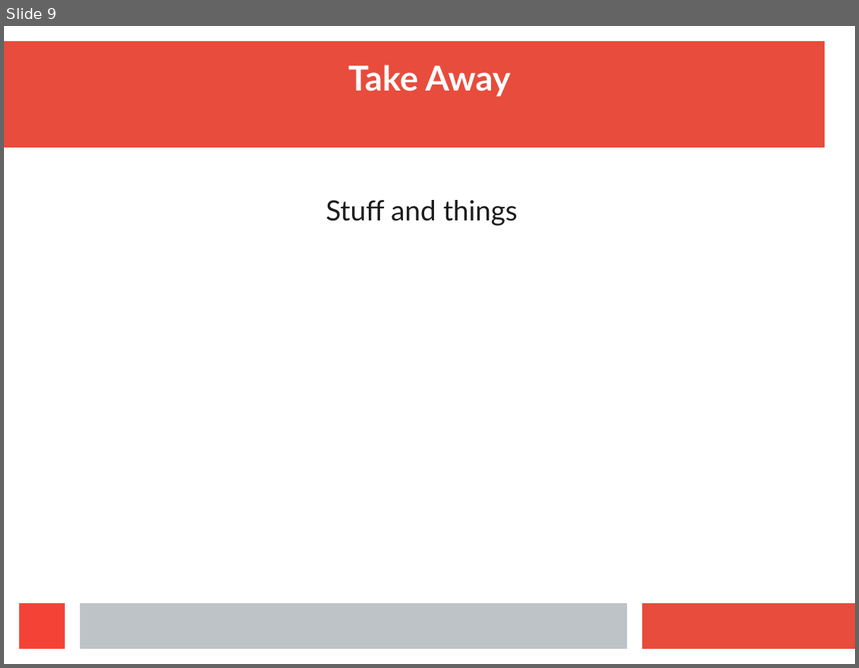
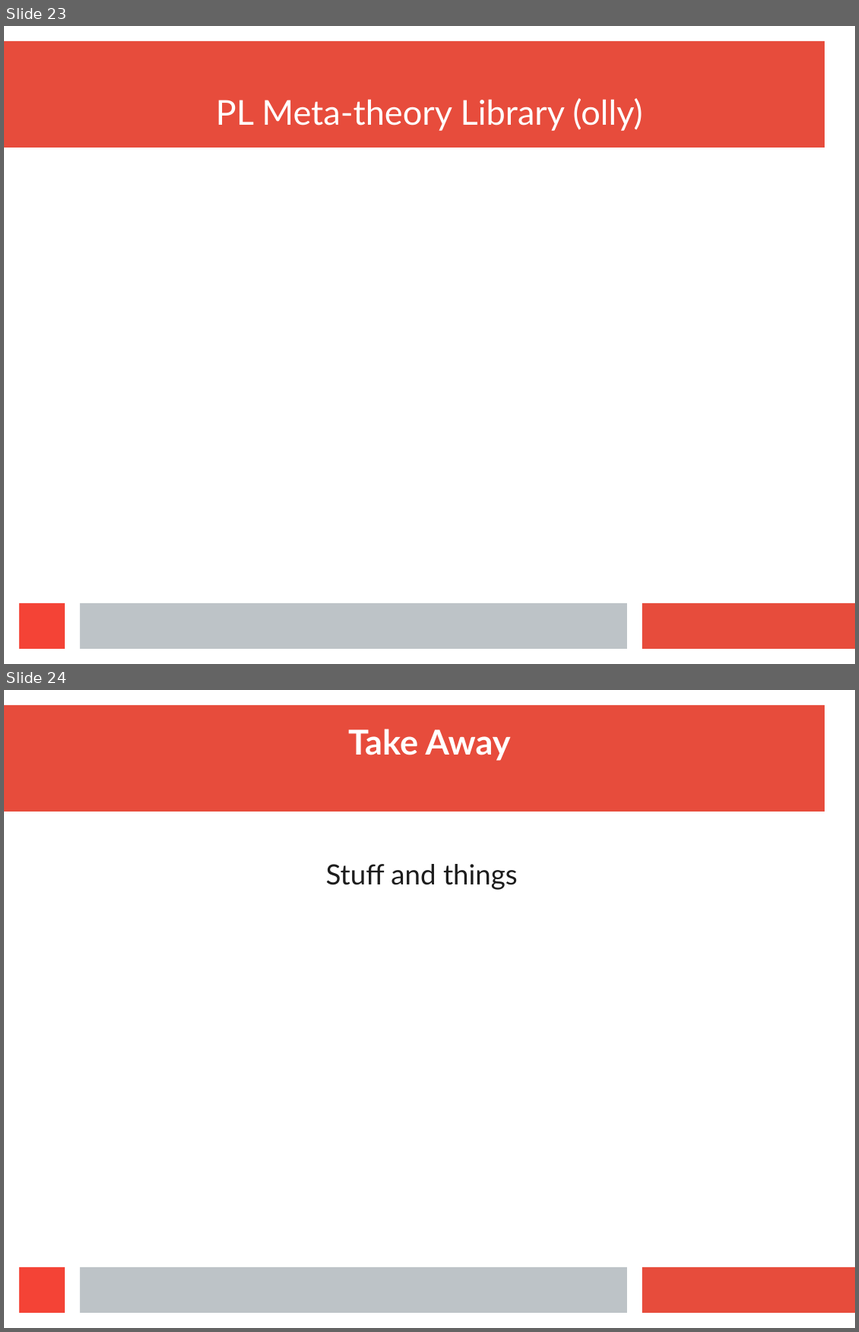
Before and after one commit to wilbowma/cur, a slide deck: hope-2016/slides.odp. Shown one above the other, each under a label of ours: slide 9 before the commit, slides 23 and 24 after it. The pictures are 859x668 and 859x1332 pixels, drawn with LibreOffice and Linux fonts; fonts in the diff are those of the drawing. Boxes give left, top, right and bottom in pixels: in the first picture for what was removed or moved away, otherwise in the second. Text is boxed around its words. In the diff, an @@ line names an element or a change of style, - is before the commit and + after.

```diff
--- a/hope-2016/slides.odp
+++ b/hope-2016/slides.odp
@@ slide 23 added at [4,26,855,664], background #FFFFFF; not listed: 4 template elements that a slide beside it also shows @@
@@ title added at [216,98,643,131], 32 pt, text #FFFFFF @@
+PL Meta-theory Library (olly)
@@ what was slide 9 is now slide 24 @@
```
Also in this commit, not shown: 1 slide changed, 14 other slides added.
